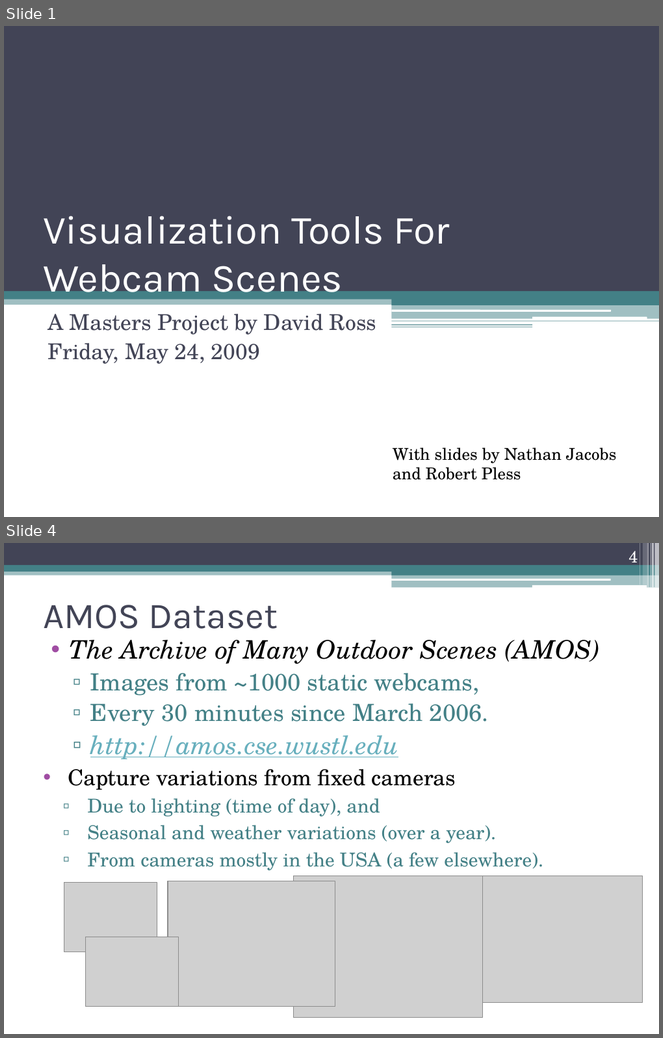
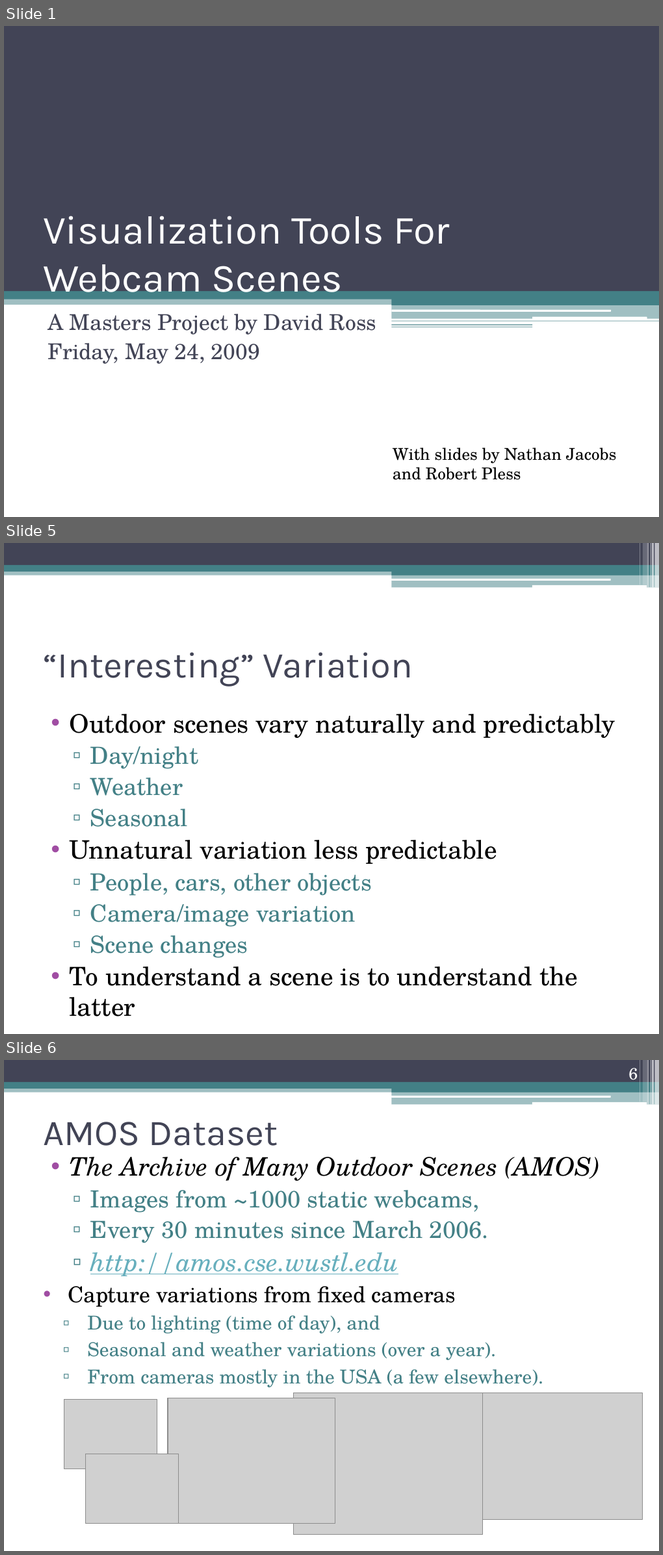
Before and after one commit to dyross/davidrossmastersproject, a slide deck: mastersProject/presentation/visualizationToolsForWebcams.pptx. Shown one above the other, each under a label of ours: slides 1 and 4 before the commit, slides 1, 5 and 6 after it; the slides between them are not shown. The pictures are 663x1038 and 663x1555 pixels, drawn with LibreOffice and Linux fonts; fonts in the diff are those of the drawing; grey boxes stand for pictures. Boxes give left, top, right and bottom in pixels: in the first picture for what was removed or moved away, otherwise in the second. Text is boxed around its words. In the diff, an @@ line names an element or a change of style, - is before the commit and + after.

```diff
--- a/mastersProject/presentation/visualizationToolsForWebcams.pptx
+++ b/mastersProject/presentation/visualizationToolsForWebcams.pptx
@@ slide 5 added at (4, 543, 659, 1034), background #FFFFFF; not listed: 13 template elements that a slide beside it also shows @@
@@ title added at (43, 652, 413, 686), 40 pt, text #424456 @@
+“Interesting” Variation
@@ text added at (70, 714, 616, 1017), 28 pt, text #000000 @@
+• Outdoor scenes vary naturally and predictably
+  ▫ Day/night
+  ▫ Weather
+  ▫ Seasonal
+• Unnatural variation less predictable
+  ▫ People, cars, other objects
+  ▫ Camera/image variation
+  ▫ Scene changes
+• To understand a scene is to understand the latter
@@ what was slide 4 is now slide 6 @@
@@ page number at (629, 1068, 638, 1085): text changed @@
-4
+6
```
Also in this commit, not shown: 7 slides changed, 8 other slides added, 6 slides removed, 8 other files.
